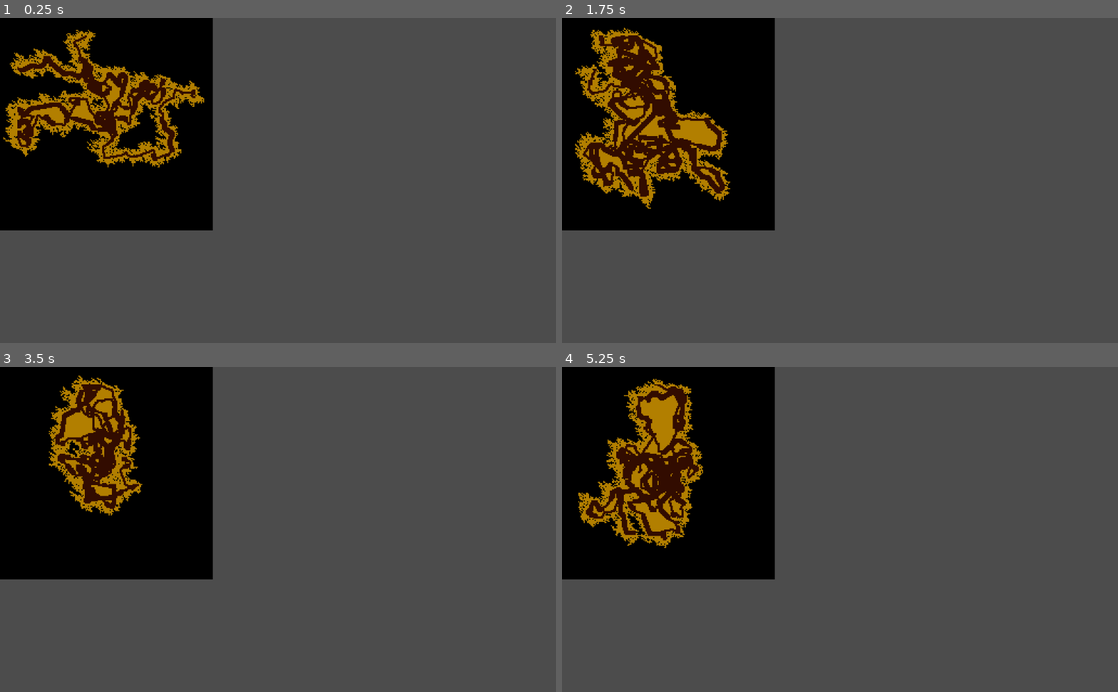
Above: before the commit, frames 1-4 (two rows, left to right).
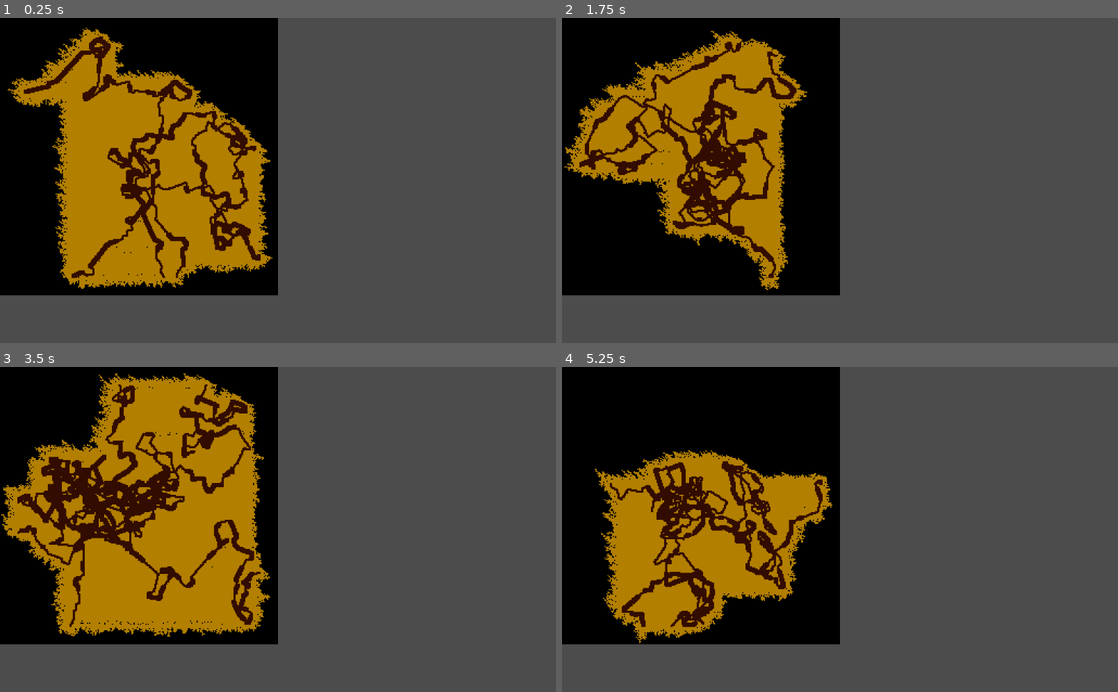
Above: after the commit, the same moments.

Repository: Pakz001/Godot-Examples
Game: Godot game, scene res://Node2D.tscn
Same seed, same stepped clock (60 frames per second), same inputs: the game is played once before the commit and once after it.
Inputs:
- Up to frame 1 (0.25 s): no input
- Up to frame 2 (1.75 s): tap Enter at 0.5 s; tap Space at 1.25 s
- Up to frame 3 (3.5 s): tap Enter at 2 s; tap Space at 2.75 s
- Up to frame 4 (5.25 s): tap Enter at 4.25 s; tap Space at 5 s

The runs differ from the first frame. In frame 1, 32% of the frame differs, in the area x 0-50%, y 0-86%; in frame 2, 33%; in frame 3, 36%; in frame 4, 30%.

Commit message:
Add files via upload

Diff:
--- a/DudeSpaceMining/AsteroidTunnels/Node2D.gd
+++ b/DudeSpaceMining/AsteroidTunnels/Node2D.gd
@@ -10,8 +10,8 @@
 
 var time=0
 # map is the map we end up with , that with the maze like thing
-var mapwidth = 196
-var mapheight = 196
+var mapwidth = 256
+var mapheight = 256
 var map = []
 
 var proj = []
@@ -71,6 +71,43 @@
 				break
 	floodfill(1,1,10)
 	#
+	# Here we grow the edges randomly
+	for i in range(mapwidth*mapwidth*1):
+		var x1 = int(rand_range(1,mapwidth-1))
+		var y1 = int(rand_range(1,mapheight-1))
+		if(map[x1][y1]==10):
+
+			if(map[x1-1][y1]==1 || map[x1+1][y1]==1 || map[x1][y1-1]==1 || map[x1+1][y1+1]==1 || map[x1-1][y1]==20 || map[x1+1][y1]==20 || map[x1][y1-1]==20 || map[x1+1][y1+1]==20):
+				map[x1][y1]=20
+	# Here we loop through the map and fill in edges
+
+	var start = false
+	for x1 in range(5,mapwidth-5):
+		var list = []
+		start=false
+		for y1 in range(5,mapheight-5):
+			if(map[x1][y1]==20 && map[x1][y1+1]==10 && start==false):
+				start=true
+			if(start==true && map[x1][y1]==10):
+				list.append(Vector2(x1,y1))
+			if(map[x1][y1+1]==20 && start==true):
+				for i in range(list.size()):
+					map[list[i].x][list[i].y]=20
+				start=false
+	start = false
+	for y1 in range(5,mapheight-5):
+		var list = []
+		start=false
+		for x1 in range(5,mapwidth-5):
+			if(map[x1][y1]==20 && map[x1+1][y1]==10 && start==false):
+				start=true
+			if(start==true && map[x1][y1]==10):
+				list.append(Vector2(x1,y1))
+			if(map[x1+1][y1]==20 && start==true):
+				for i in range(list.size()):
+					map[list[i].x][list[i].y]=20
+				start=false
+	# Here we grow the edges randomly
 	for i in range(mapwidth*mapwidth*3):
 		var x1 = int(rand_range(1,mapwidth-1))
 		var y1 = int(rand_range(1,mapheight-1))
@@ -78,6 +115,7 @@
 
 			if(map[x1-1][y1]==1 || map[x1+1][y1]==1 || map[x1][y1-1]==1 || map[x1+1][y1+1]==1 || map[x1-1][y1]==20 || map[x1+1][y1]==20 || map[x1][y1-1]==20 || map[x1+1][y1+1]==20):
 				map[x1][y1]=20
+
 	pass
 
 
Binary file changed: DudeSpaceMining/AsteroidTunnels/sshot.png
